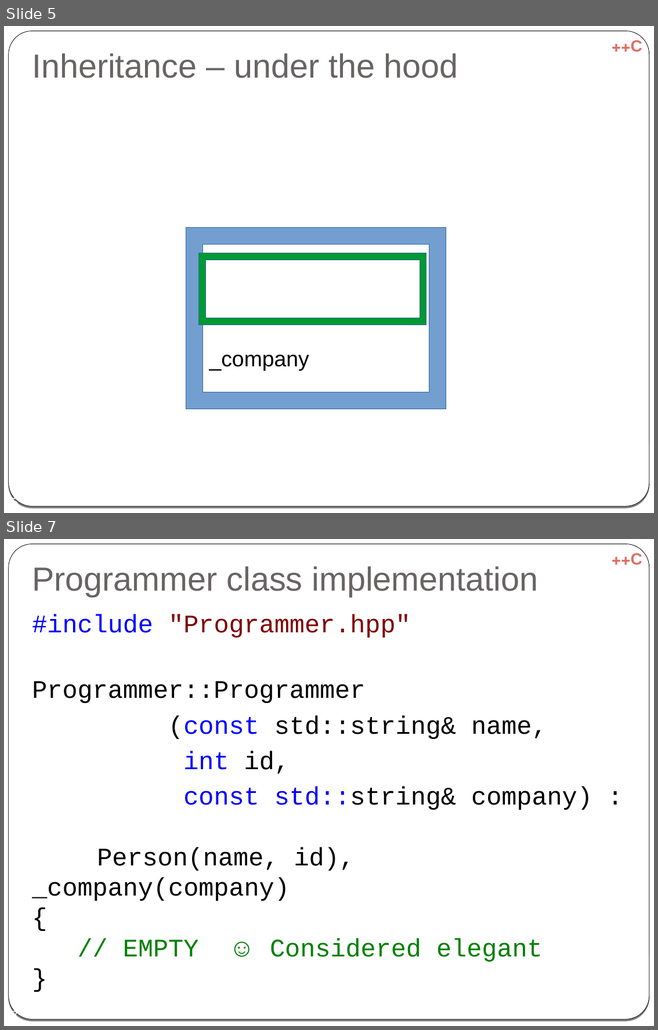
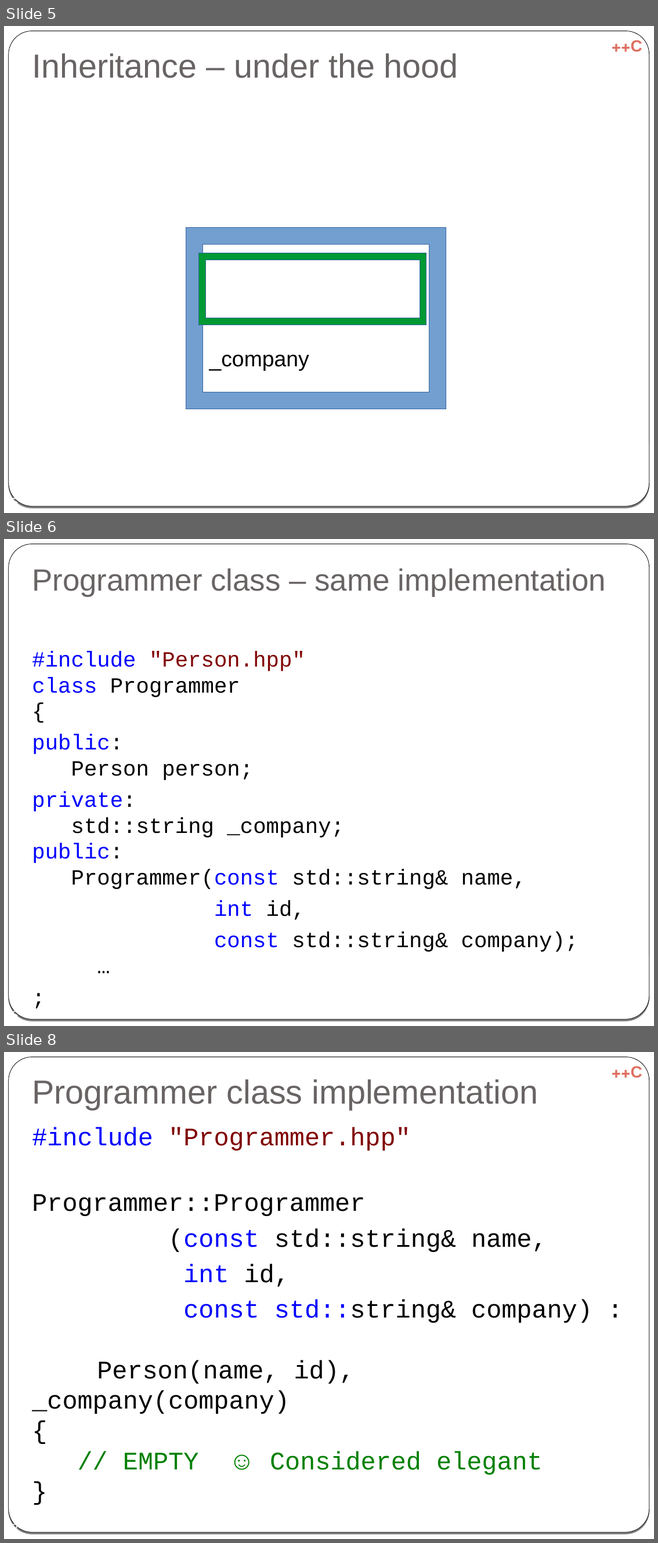
Before and after one commit to cpp-at-ariel/cpp-5779, a slide deck: 06-inheritance/slides-inheritance.odp. Shown one above the other, each under a label of ours: slides 5 and 7 before the commit, slides 5, 6 and 8 after it; the slides between them are not shown. The pictures are 658x1030 and 658x1543 pixels, drawn with LibreOffice and Linux fonts; fonts in the diff are those of the drawing. Boxes give left, top, right and bottom in pixels: in the first picture for what was removed or moved away, otherwise in the second. Text is boxed around its words. In the diff, an @@ line names an element or a change of style, - is before the commit and + after.

```diff
--- a/06-inheritance/slides-inheritance.odp
+++ b/06-inheritance/slides-inheritance.odp
@@ slide 6 added at (4,539,654,1026), background gradient #000000 to #FFFFFF; not listed: 2 template elements that a slide beside it also shows @@
@@ title added at (32,568,605,596), 34 pt, text #696464 @@
+Programmer class – same implementation
@@ text added at (32,651,578,952), 24 pt, text #000000 @@
+#include "Person.hpp"
+class Programmer
+{
+public:
+Person person;
+private:
+std::string _company;
+public:
+Programmer(const std::string& name,
+int id,
+const std::string& company);
+…
+;
@@ page number added at (12,1010,18,1017), 14 pt, text #FFFFFF @@
+6
@@ what was slide 7 is now slide 8 @@
```
Also in this commit, not shown: 3 slides changed, 6 other files.
